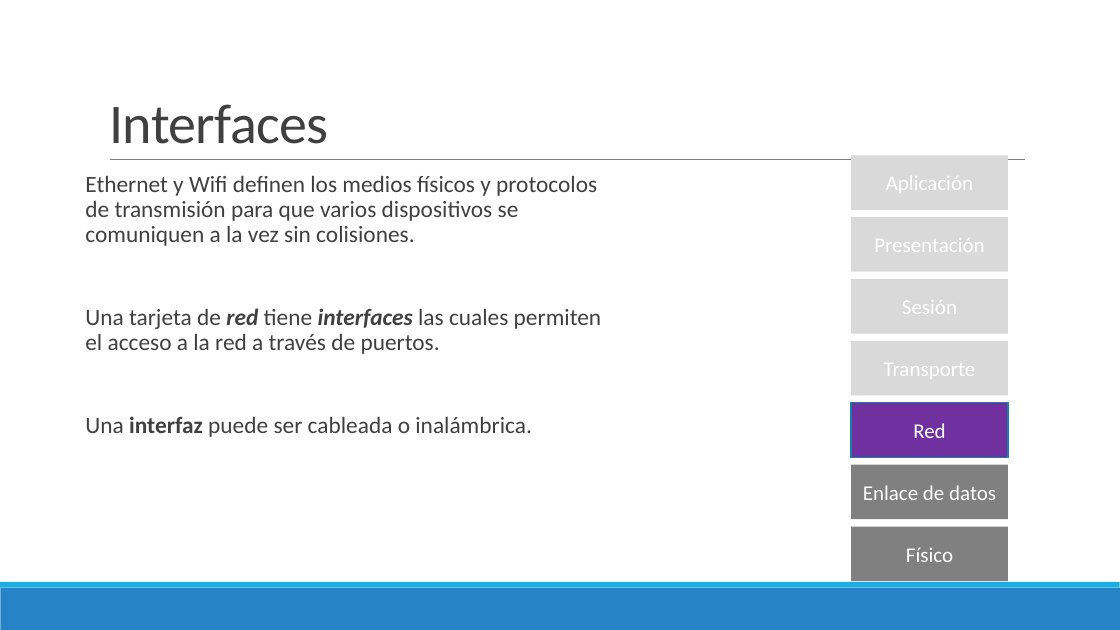
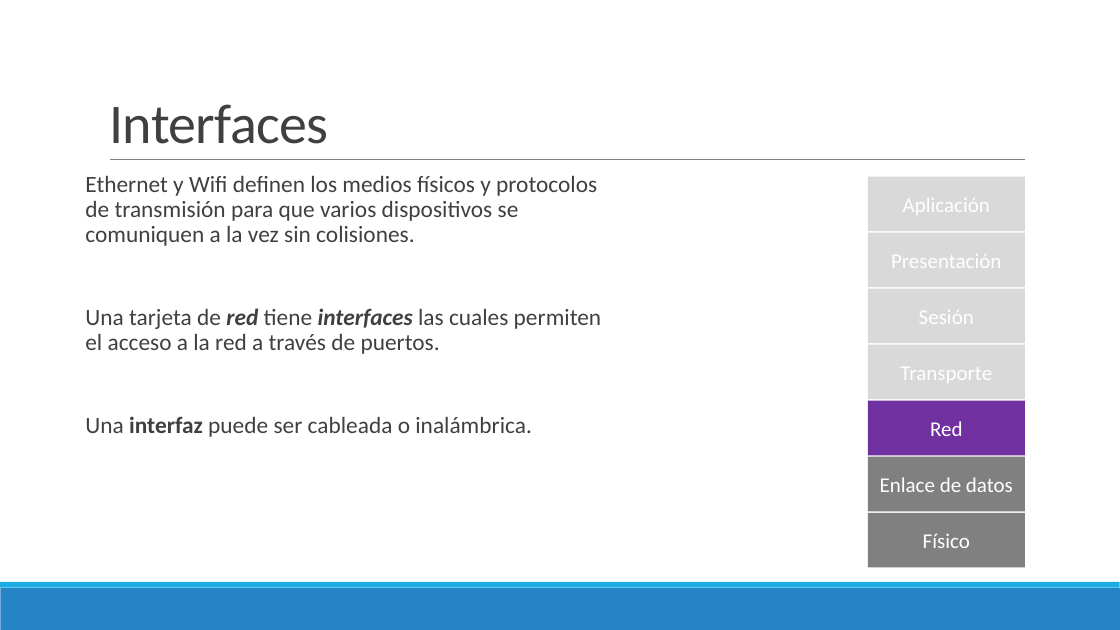
Before and after one commit to Domiciano/ProgramacionEnRed191, a slide deck: slide 3 of Semana 2/Presentación.pptx. Drawn at 1120x630 pixels with LibreOffice and Linux fonts; fonts in the diff are those of the drawing. Boxes give left, top, right and bottom in pixels: in the first picture for what was removed or moved away, otherwise in the second. Text is boxed around its words. In the diff, an @@ line names an element or a change of style, - is before the commit and + after.

```diff
--- a/Semana 2/Presentación.pptx
+++ b/Semana 2/Presentación.pptx
@@ rectangle "Aplicación": place and size @@
-rectangle "Aplicación" at box(851, 155, 1008, 210)
+rectangle "Aplicación" at box(868, 176, 1025, 231)
@@ text "Presentación" rewrapped from box(851, 218, 1008, 272) to box(891, 248, 1001, 274) @@
@@ text "Sesión" rewrapped from box(851, 279, 1008, 334) to box(919, 304, 974, 330) @@
@@ rectangle "Transporte": place and size @@
-rectangle "Transporte" at box(851, 341, 1008, 396)
+rectangle "Transporte" at box(868, 344, 1025, 399)
@@ rectangle "Red": place and size @@
-rectangle "Red" at box(851, 403, 1008, 458)
+rectangle "Red" at box(868, 401, 1025, 455)
@@ rectangle "Red" at box(868, 401, 1025, 455): outline #1580A9 1.25 pt to none @@
@@ rectangle "Enlace de datos": place and size @@
-rectangle "Enlace de datos" at box(851, 465, 1008, 519)
+rectangle "Enlace de datos" at box(868, 457, 1025, 512)
@@ rectangle "Físico": place and size @@
-rectangle "Físico" at box(851, 527, 1008, 581)
+rectangle "Físico" at box(868, 513, 1025, 567)
```
Also in this commit, not shown: 4 other slides changed, 1 other file.
